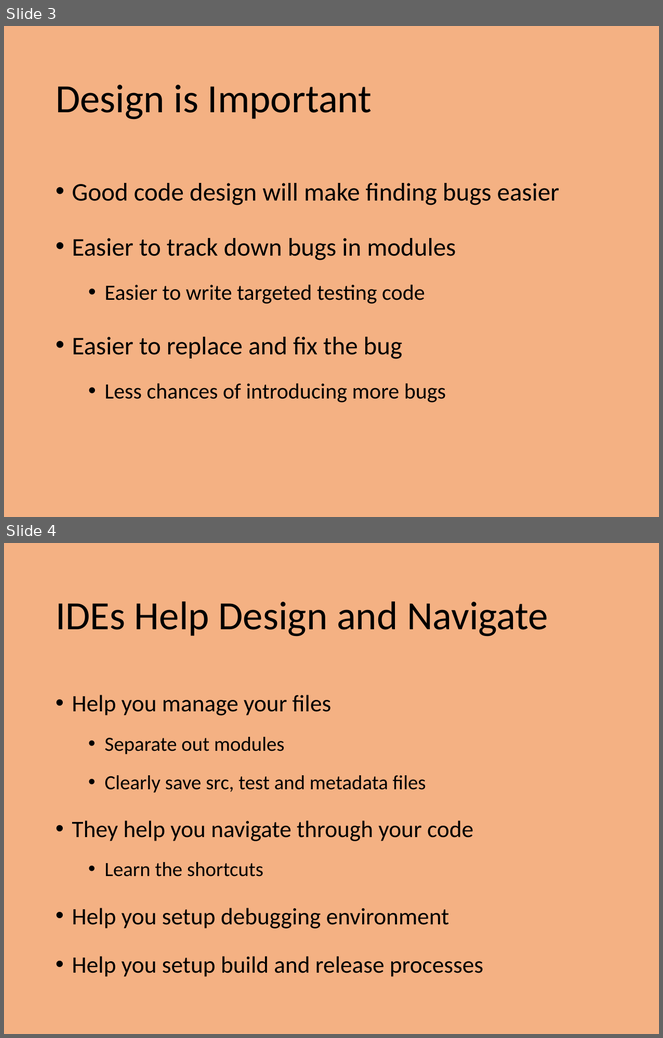
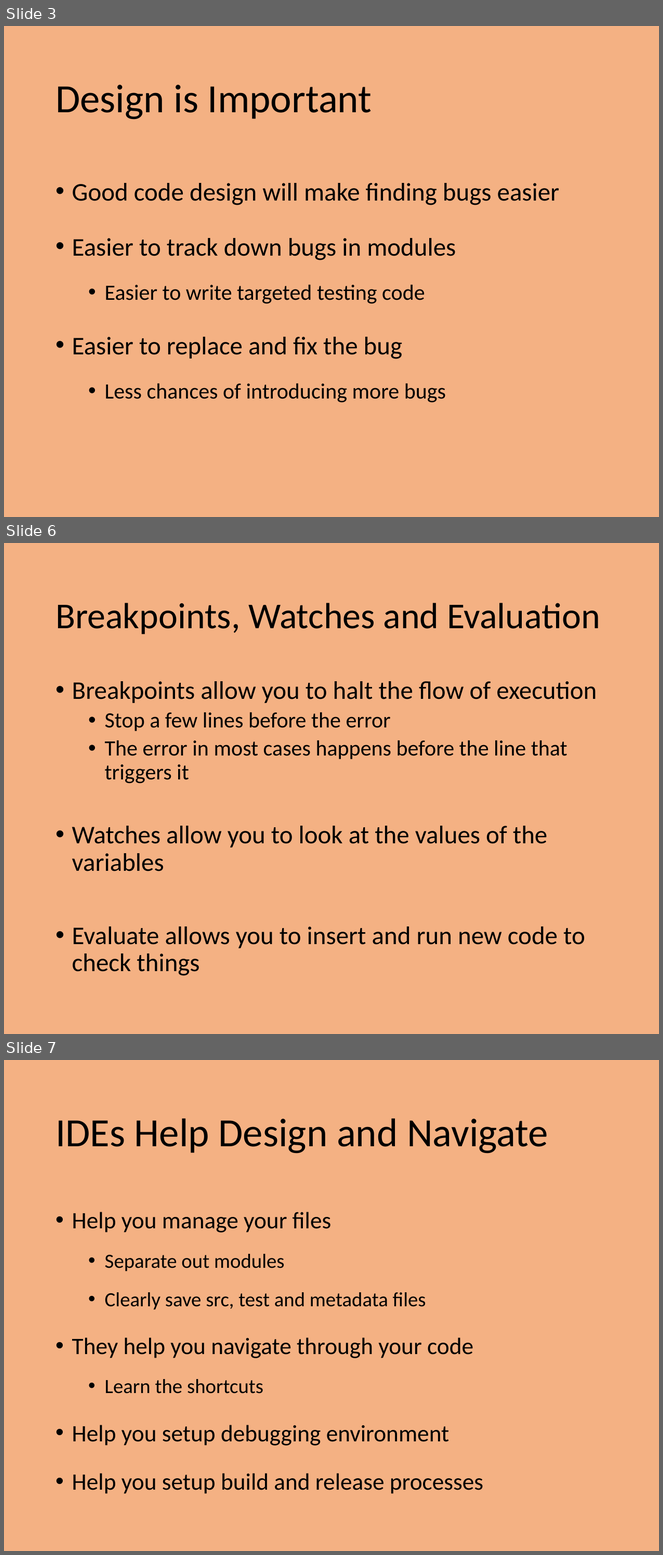
Before and after one commit to PrincetonUniversity/intro_debugging, a slide deck: 01_overview/Introduction_To_Debugging.pptx. Shown one above the other, each under a label of ours: slides 3 and 4 before the commit, slides 3, 6 and 7 after it; the slides between them are not shown. The pictures are 663x1038 and 663x1555 pixels, drawn with LibreOffice and Linux fonts; fonts in the diff are those of the drawing. Boxes give left, top, right and bottom in pixels: in the first picture for what was removed or moved away, otherwise in the second. Text is boxed around its words. In the diff, an @@ line names an element or a change of style, - is before the commit and + after.

```diff
--- a/01_overview/Introduction_To_Debugging.pptx
+++ b/01_overview/Introduction_To_Debugging.pptx
@@ slide 6 added at (4,543,659,1034), background #F4B183 @@
@@ title added at (55,603,600,635), 40 pt, text #000000 @@
+Breakpoints, Watches and Evaluation
@@ text added at (72,681,597,976), 28 pt, text #000000 @@
+• Breakpoints allow you to halt the flow of execution
+  • Stop a few lines before the error
+  • The error in most cases happens before the line that triggers it
+• Watches allow you to look at the values of the variables
+• Evaluate allows you to insert and run new code to check things
@@ what was slide 4 is now slide 7 @@
```
Also in this commit, not shown: 8 slides changed, 5 other slides added, 4 other files.
